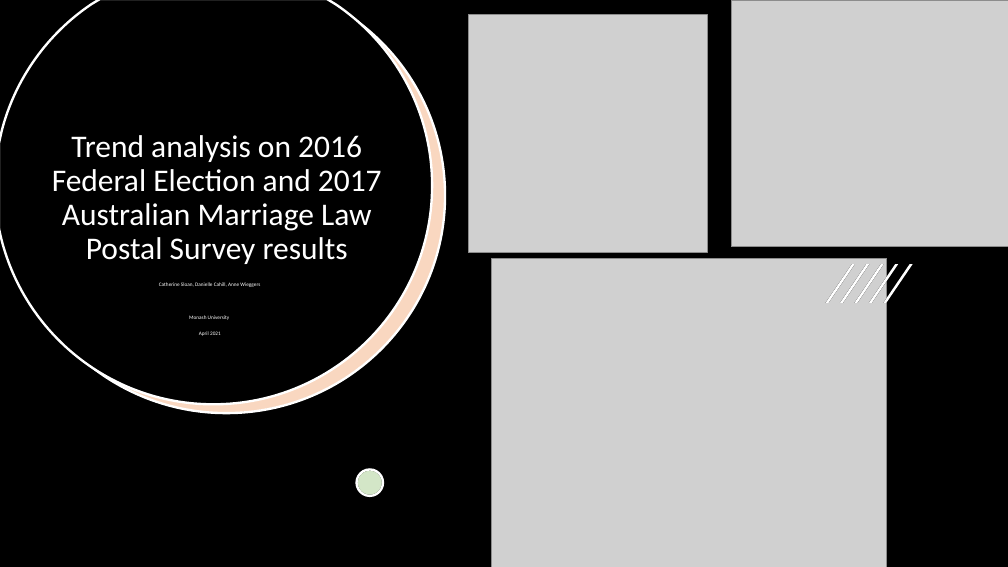
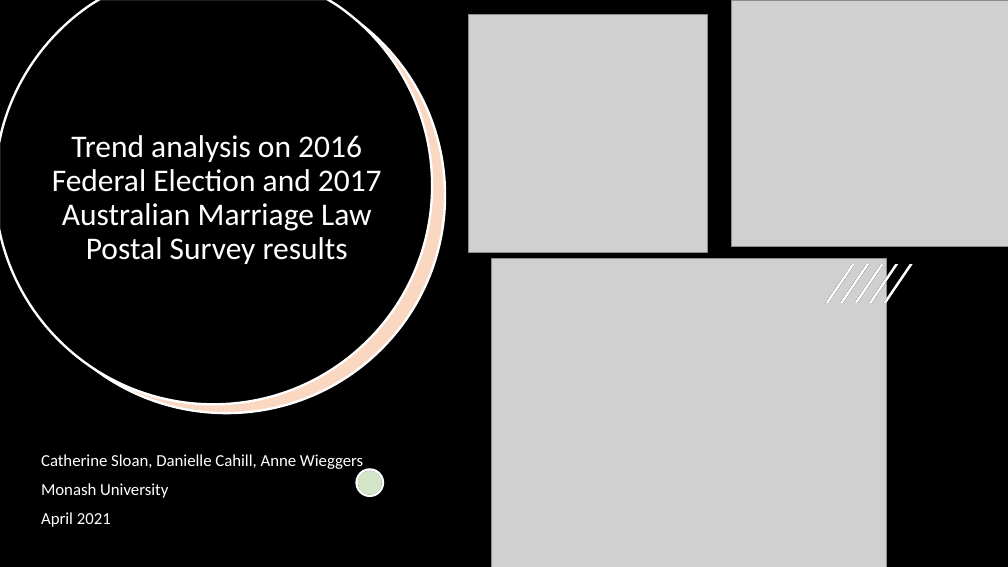
Before and after one commit to dan1ellec/Project-2, a slide deck: slide 1 of Australian Marriage Law Postal Survey 2017.pptx. Drawn at 1008x567 pixels with LibreOffice and Linux fonts; fonts in the diff are those of the drawing; grey boxes stand for pictures. Boxes give left, top, right and bottom in pixels: in the first picture for what was removed or moved away, otherwise in the second. Text is boxed around its words. In the diff, an @@ line names an element or a change of style, - is before the commit and + after.

```diff
--- a/Australian Marriage Law Postal Survey 2017.pptx
+++ b/Australian Marriage Law Postal Survey 2017.pptx
@@ subtitle "Catherine Sloan, Danielle Cahill, Anne ..." moved from (x1=159, y1=282, x2=260, y2=336) to (x1=41, y1=454, x2=363, y2=527) @@
@@ subtitle "Catherine Sloan, Danielle Cahill, Anne ..." at (x1=41, y1=454, x2=363, y2=527): size 5 to 16 pt; alignment centre to left @@
```
Also in this commit, not shown: 6 other slides changed, 2 slides added.
